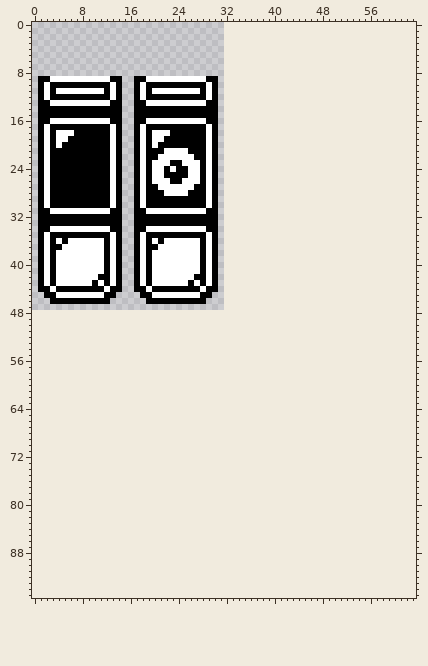
Sprite sheet, stored at SwitchesAndDoors/Gfx/door_anim.png. Above, as it was before the edit.
The file is 32x48 pixels. The old version is drawn lined up with the new one, on the new canvas.
After:
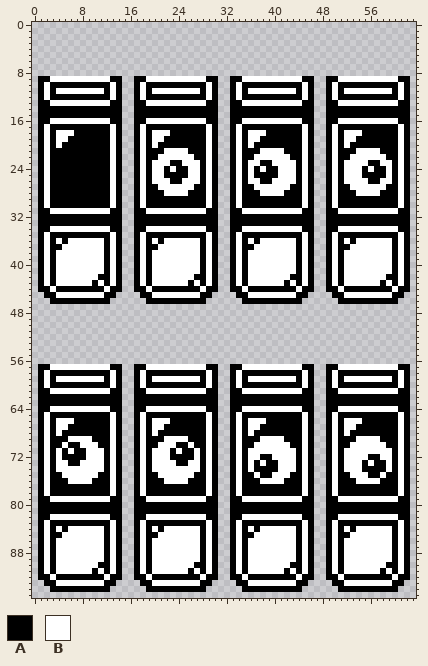
Palette (. is transparent): A #000000  B #ffffff
The author wrote: Door eye now can look at hero
From old to new:
canvas 32x48 -> 64x96
y 9: x 33..46 .............. -> AABBBBBBBBBBAA; x 49..62 .............. -> AABBBBBBBBBBAA
y 10: x 33..46 .............. -> ABAAAAAAAAAABA; x 49..62 .............. -> ABAAAAAAAAAABA
y 11: x 33..46 .............. -> ABABBBBBBBBABA; x 49..62 .............. -> ABABBBBBBBBABA
y 12: x 33..46 .............. -> ABAAAAAAAAAABA; x 49..62 .............. -> ABAAAAAAAAAABA
y 13: x 33..46 .............. -> AABBBBBBBBBBAA; x 49..62 .............. -> AABBBBBBBBBBAA
y 14..15: x 33..46 .............. -> AAAAAAAAAAAAAA; x 49..62 .............. -> AAAAAAAAAAAAAA
y 16: x 33..46 .............. -> AABBBBBBBBBBAA; x 49..62 .............. -> AABBBBBBBBBBAA
y 17: x 33..46 .............. -> ABAAAAAAAAAABA; x 49..62 .............. -> ABAAAAAAAAAABA
y 18: x 33..46 .............. -> ABABBBAAAAAABA; x 49..62 .............. -> ABABBBAAAAAABA
y 19: x 33..46 .............. -> ABABBAAAAAAABA; x 49..62 .............. -> ABABBAAAAAAABA
y 20: x 33..46 .............. -> ABABAAAAAAAABA; x 49..62 .............. -> ABABAAAAAAAABA
y 21: x 33..46 .............. -> ABAAABBBBAAABA; x 49..62 .............. -> ABAAABBBBAAABA
y 22: x 33..46 .............. -> ABAABBBBBBAABA; x 49..62 .............. -> ABAABBBBBBAABA
y 23: x 33..46 .............. -> ABABBAABBBBABA; x 49..62 .............. -> ABABBBBAABBABA
y 24: x 33..46 .............. -> ABABABAABBBABA; x 49..62 .............. -> ABABBBABAABABA
y 25: x 33..46 .............. -> ABABAAAABBBABA; x 49..62 .............. -> ABABBBAAAABABA
y 26: x 33..46 .............. -> ABABBAABBBBABA; x 49..62 .............. -> ABABBBBAABBABA
y 27: x 33..46 .............. -> ABAABBBBBBAABA; x 49..62 .............. -> ABAABBBBBBAABA
y 28: x 33..46 .............. -> ABAAABBBBAAABA; x 49..62 .............. -> ABAAABBBBAAABA
y 29..30: x 33..46 .............. -> ABAAAAAAAAAABA; x 49..62 .............. -> ABAAAAAAAAAABA
y 31: x 33..46 .............. -> AABBBBBBBBBBAA; x 49..62 .............. -> AABBBBBBBBBBAA
y 32..33: x 33..46 .............. -> AAAAAAAAAAAAAA; x 49..62 .............. -> AAAAAAAAAAAAAA
y 34: x 33..46 .............. -> AABBBBBBBBBBAA; x 49..62 .............. -> AABBBBBBBBBBAA
y 35: x 33..46 .............. -> ABAAAAAAAAAABA; x 49..62 .............. -> ABAAAAAAAAAABA
y 36: x 33..46 .............. -> ABABABBBBBBABA; x 49..62 .............. -> ABABABBBBBBABA
y 37: x 33..46 .............. -> ABAABBBBBBBABA; x 49..62 .............. -> ABAABBBBBBBABA
y 38..41: x 33..46 .............. -> ABABBBBBBBBABA; x 49..62 .............. -> ABABBBBBBBBABA
y 42: x 33..46 .............. -> ABABBBBBBBAABA; x 49..62 .............. -> ABABBBBBBBAABA
y 43: x 33..46 .............. -> ABABBBBBBABABA; x 49..62 .............. -> ABABBBBBBABABA
y 44: x 33..46 .............. -> AABAAAAAAAABAA; x 49..62 .............. -> AABAAAAAAAABAA
y 45: x 34..45 ............ -> AABBBBBBBBAA; x 50..61 ............ -> AABBBBBBBBAA
y 46: x 35..44 .......... -> AAAAAAAAAA; x 51..60 .......... -> AAAAAAAAAA
y 57: x 1..14 .............. -> AABBBBBBBBBBAA; x 17..30 .............. -> AABBBBBBBBBBAA; x 33..46 .............. -> AABBBBBBBBBBAA; x 49..62 .............. -> AABBBBBBBBBBAA
y 58: x 1..14 .............. -> ABAAAAAAAAAABA; x 17..30 .............. -> ABAAAAAAAAAABA; x 33..46 .............. -> ABAAAAAAAAAABA; x 49..62 .............. -> ABAAAAAAAAAABA
y 59: x 1..14 .............. -> ABABBBBBBBBABA; x 17..30 .............. -> ABABBBBBBBBABA; x 33..46 .............. -> ABABBBBBBBBABA; x 49..62 .............. -> ABABBBBBBBBABA
y 60: x 1..14 .............. -> ABAAAAAAAAAABA; x 17..30 .............. -> ABAAAAAAAAAABA; x 33..46 .............. -> ABAAAAAAAAAABA; x 49..62 .............. -> ABAAAAAAAAAABA
y 61: x 1..14 .............. -> AABBBBBBBBBBAA; x 17..30 .............. -> AABBBBBBBBBBAA; x 33..46 .............. -> AABBBBBBBBBBAA; x 49..62 .............. -> AABBBBBBBBBBAA
y 62..63: x 1..14 .............. -> AAAAAAAAAAAAAA; x 17..30 .............. -> AAAAAAAAAAAAAA; x 33..46 .............. -> AAAAAAAAAAAAAA; x 49..62 .............. -> AAAAAAAAAAAAAA
y 64: x 1..14 .............. -> AABBBBBBBBBBAA; x 17..30 .............. -> AABBBBBBBBBBAA; x 33..46 .............. -> AABBBBBBBBBBAA; x 49..62 .............. -> AABBBBBBBBBBAA
y 65: x 1..14 .............. -> ABAAAAAAAAAABA; x 17..30 .............. -> ABAAAAAAAAAABA; x 33..46 .............. -> ABAAAAAAAAAABA; x 49..62 .............. -> ABAAAAAAAAAABA
y 66: x 1..14 .............. -> ABABBBAAAAAABA; x 17..30 .............. -> ABABBBAAAAAABA; x 33..46 .............. -> ABABBBAAAAAABA; x 49..62 .............. -> ABABBBAAAAAABA
y 67: x 1..14 .............. -> ABABBAAAAAAABA; x 17..30 .............. -> ABABBAAAAAAABA; x 33..46 .............. -> ABABBAAAAAAABA; x 49..62 .............. -> ABABBAAAAAAABA
y 68: x 1..14 .............. -> ABABAAAAAAAABA; x 17..30 .............. -> ABABAAAAAAAABA; x 33..46 .............. -> ABABAAAAAAAABA; x 49..62 .............. -> ABABAAAAAAAABA
y 69: x 1..14 .............. -> ABAAABBBBAAABA; x 17..30 .............. -> ABAAABBBBAAABA; x 33..46 .............. -> ABAAABBBBAAABA; x 49..62 .............. -> ABAAABBBBAAABA
y 70: x 1..14 .............. -> ABAABAABBBAABA; x 17..30 .............. -> ABAABBBAABAABA; x 33..46 .............. -> ABAABBBBBBAABA; x 49..62 .............. -> ABAABBBBBBAABA
y 71: x 1..14 .............. -> ABABABAABBBABA; x 17..30 .............. -> ABABBBABAABABA; x 33..46 .............. -> ABABBBBBBBBABA; x 49..62 .............. -> ABABBBBBBBBABA
y 72: x 1..14 .............. -> ABABAAAABBBABA; x 17..30 .............. -> ABABBBAAAABABA; x 33..46 .............. -> ABABBAABBBBABA; x 49..62 .............. -> ABABBBBAABBABA
y 73: x 1..14 .............. -> ABABBAABBBBABA; x 17..30 .............. -> ABABBBBAABBABA; x 33..46 .............. -> ABABABAABBBABA; x 49..62 .............. -> ABABBBABAABABA
y 74: x 1..14 .............. -> ABABBBBBBBBABA; x 17..30 .............. -> ABABBBBBBBBABA; x 33..46 .............. -> ABABAAAABBBABA; x 49..62 .............. -> ABABBBAAAABABA
y 75: x 1..14 .............. -> ABAABBBBBBAABA; x 17..30 .............. -> ABAABBBBBBAABA; x 33..46 .............. -> ABAABAABBBAABA; x 49..62 .............. -> ABAABBBAABAABA
y 76: x 1..14 .............. -> ABAAABBBBAAABA; x 17..30 .............. -> ABAAABBBBAAABA; x 33..46 .............. -> ABAAABBBBAAABA; x 49..62 .............. -> ABAAABBBBAAABA
y 77..78: x 1..14 .............. -> ABAAAAAAAAAABA; x 17..30 .............. -> ABAAAAAAAAAABA; x 33..46 .............. -> ABAAAAAAAAAABA; x 49..62 .............. -> ABAAAAAAAAAABA
y 79: x 1..14 .............. -> AABBBBBBBBBBAA; x 17..30 .............. -> AABBBBBBBBBBAA; x 33..46 .............. -> AABBBBBBBBBBAA; x 49..62 .............. -> AABBBBBBBBBBAA
y 80..81: x 1..14 .............. -> AAAAAAAAAAAAAA; x 17..30 .............. -> AAAAAAAAAAAAAA; x 33..46 .............. -> AAAAAAAAAAAAAA; x 49..62 .............. -> AAAAAAAAAAAAAA
y 82: x 1..14 .............. -> AABBBBBBBBBBAA; x 17..30 .............. -> AABBBBBBBBBBAA; x 33..46 .............. -> AABBBBBBBBBBAA; x 49..62 .............. -> AABBBBBBBBBBAA
y 83: x 1..14 .............. -> ABAAAAAAAAAABA; x 17..30 .............. -> ABAAAAAAAAAABA; x 33..46 .............. -> ABAAAAAAAAAABA; x 49..62 .............. -> ABAAAAAAAAAABA
y 84: x 1..14 .............. -> ABABABBBBBBABA; x 17..30 .............. -> ABABABBBBBBABA; x 33..46 .............. -> ABABABBBBBBABA; x 49..62 .............. -> ABABABBBBBBABA
y 85: x 1..14 .............. -> ABAABBBBBBBABA; x 17..30 .............. -> ABAABBBBBBBABA; x 33..46 .............. -> ABAABBBBBBBABA; x 49..62 .............. -> ABAABBBBBBBABA
y 86..89: x 1..14 .............. -> ABABBBBBBBBABA; x 17..30 .............. -> ABABBBBBBBBABA; x 33..46 .............. -> ABABBBBBBBBABA; x 49..62 .............. -> ABABBBBBBBBABA
y 90: x 1..14 .............. -> ABABBBBBBBAABA; x 17..30 .............. -> ABABBBBBBBAABA; x 33..46 .............. -> ABABBBBBBBAABA; x 49..62 .............. -> ABABBBBBBBAABA
y 91: x 1..14 .............. -> ABABBBBBBABABA; x 17..30 .............. -> ABABBBBBBABABA; x 33..46 .............. -> ABABBBBBBABABA; x 49..62 .............. -> ABABBBBBBABABA
y 92: x 1..14 .............. -> AABAAAAAAAABAA; x 17..30 .............. -> AABAAAAAAAABAA; x 33..46 .............. -> AABAAAAAAAABAA; x 49..62 .............. -> AABAAAAAAAABAA
y 93: x 2..13 ............ -> AABBBBBBBBAA; x 18..29 ............ -> AABBBBBBBBAA; x 34..45 ............ -> AABBBBBBBBAA; x 50..61 ............ -> AABBBBBBBBAA
y 94: x 3..12 .......... -> AAAAAAAAAA; x 19..28 .......... -> AAAAAAAAAA; x 35..44 .......... -> AAAAAAAAAA; x 51..60 .......... -> AAAAAAAAAA
Where, in picture pixels (left, top, right, bottom), the same in both pictures:
added: (230, 76, 410, 304)
added: (38, 364, 410, 592)
